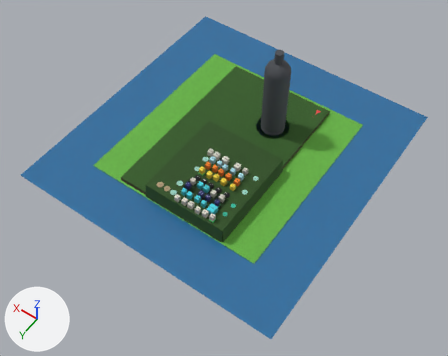
One commit to the glTF model blender-tots/tots-model.glb: the scene before it, then after it.
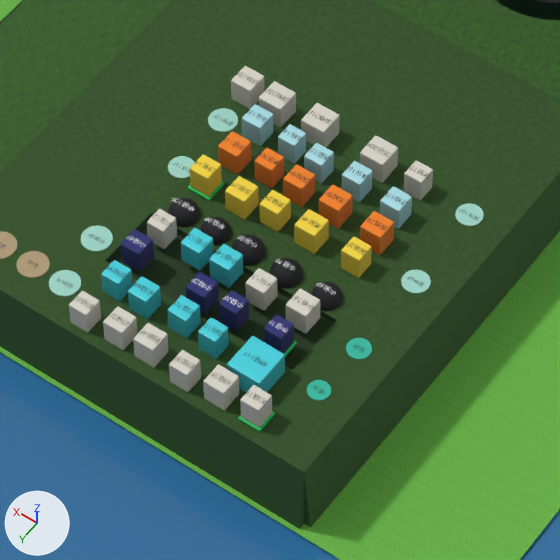
There are two pictures of each version: one whole from a 50 mm lens placed at (-1698.0, 1997.0, 2830.0), pointed at (-424.0, 214.0, 29.0), one close up on the part from 36% to 61% of the width and 38% to 70% of the height. Arrows for +X, +Y and +Z are at lower left; the lights stay in place. The older version's two pictures come first. Where no turn or scale is listed for an object, it has been applied to the vertices.

Names of what the first close-up shows: '凹陷盆地_底', '初級11F', '平原_南側塊', '平原_東側帶', '海', '無實體_西側', '頂級10F', '頂級11F', '頂級1F', '頂級2F', '頂級3F', '頂級4F', '頂級5F', '頂級7F', '頂級8F', '頂級9F', '高原轉無實體_北坡', '高原轉無實體_西坡', '高原面_北', '高原面_南', '高原面_東', '高原面_西' and 57 more.
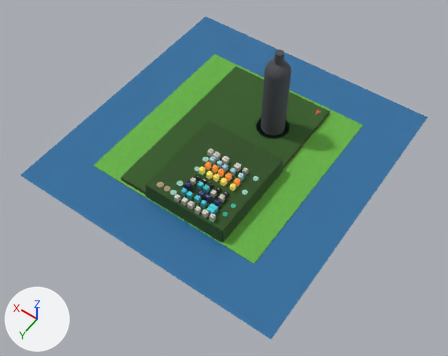
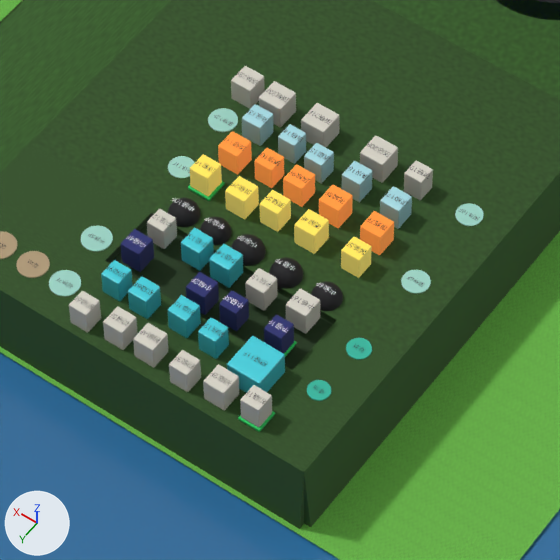
Boxes [x1, y1, x2, y2] around the edits, measured in the close-ups (560 x 560 px):
'頂級4F', recoloured, surface changed (lighter): [294, 209, 329, 254] in both
'頂級11F', recoloured, surface changed (lighter): [218, 131, 252, 175] in both
'頂級2F', recoloured, surface changed (lighter): [225, 176, 259, 219] in both
'頂級8F', recoloured, surface changed (lighter): [319, 185, 353, 229] in both
'頂級7F', recoloured, surface changed (lighter): [360, 211, 394, 255] in both
'頂級9F', recoloured, surface changed (lighter): [283, 164, 315, 207] in both
'頂級1F', recoloured, surface changed (lighter): [190, 154, 222, 197] in both
'頂級3F', recoloured, surface changed (lighter): [260, 190, 291, 232] in both
'頂級5F', recoloured, surface changed (lighter): [341, 237, 372, 278] in both
'頂級10F', recoloured, surface changed (lighter): [254, 148, 284, 188] in both

Diff of the bpy script that builds the scene:
```diff
--- a/blender-tots/tots-model.glb.py
+++ b/blender-tots/tots-model.glb.py
@@ mat_tots_storm @@
 mat_tots_storm.roughness = 0.8
+mat_tots_storm.emission_color = (0.25, 0.212, 0.0625)  # yellow #897f47
+mat_tots_storm.emission_strength = 1.0
@@ mat_tots_storm_side @@
 mat_tots_storm_side.roughness = 0.8
+mat_tots_storm_side.emission_color = (0.25, 0.212, 0.0625)  # yellow #897f47
+mat_tots_storm_side.emission_strength = 1.0
@@ mat_tots_volcano @@
 mat_tots_volcano.roughness = 0.8
+mat_tots_volcano.emission_color = (0.35, 0.122, 0.028)  # brown #a0622f
+mat_tots_volcano.emission_strength = 1.0
@@ mat_tots_volcano_side @@
 mat_tots_volcano_side.roughness = 0.8
+mat_tots_volcano_side.emission_color = (0.35, 0.122, 0.028)  # brown #a0622f
+mat_tots_volcano_side.emission_strength = 1.0
```
